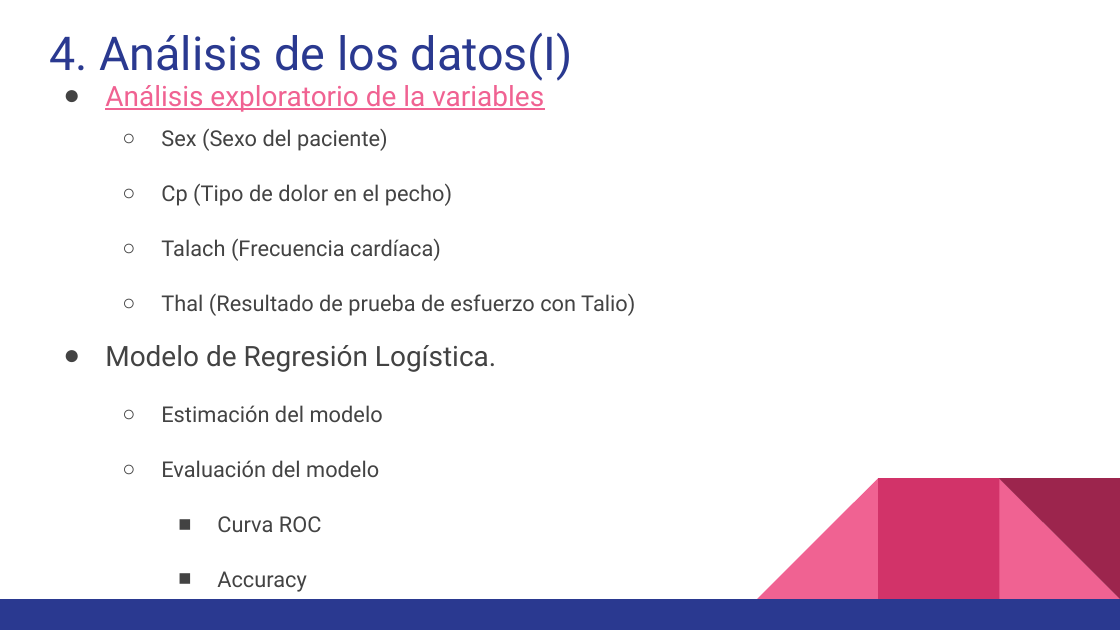
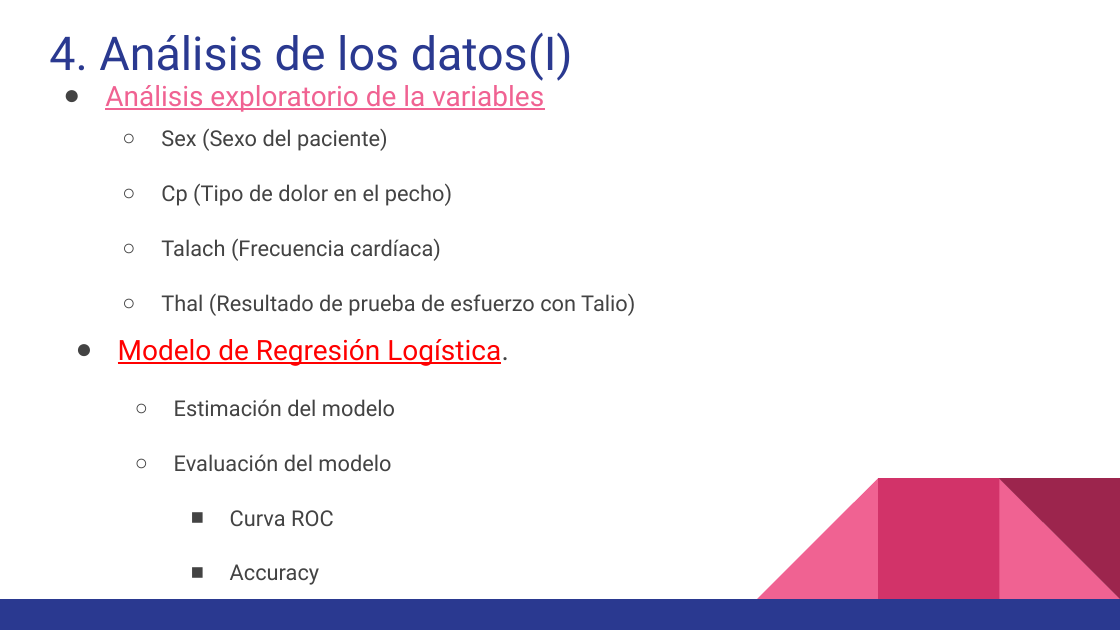
Before and after one commit to rafaeloga/pra2_tipologia, a slide deck: slide 7 of DC_presentacion.pptx. Drawn at 1120x630 pixels with LibreOffice and Linux fonts; fonts in the diff are those of the drawing. Boxes give left, top, right and bottom in pixels: in the first picture for what was removed or moved away, otherwise in the second. Text is boxed around its words. In the diff, an @@ line names an element or a change of style, - is before the commit and + after.

```diff
--- a/DC_presentacion.pptx
+++ b/DC_presentacion.pptx
@@ text "Modelo de Regresión Logística.": place and size @@
-text "Modelo de Regresión Logística." at <box>105,345,496,592</box>
+text "Modelo de Regresión Logística." at <box>118,339,509,585</box>
@@ text at <box>118,339,509,366</box>: text colour #434343 to #FF0000, underline on in "Modelo de Regresión Logística." @@
```
Also in this commit, not shown: 1 other file.
